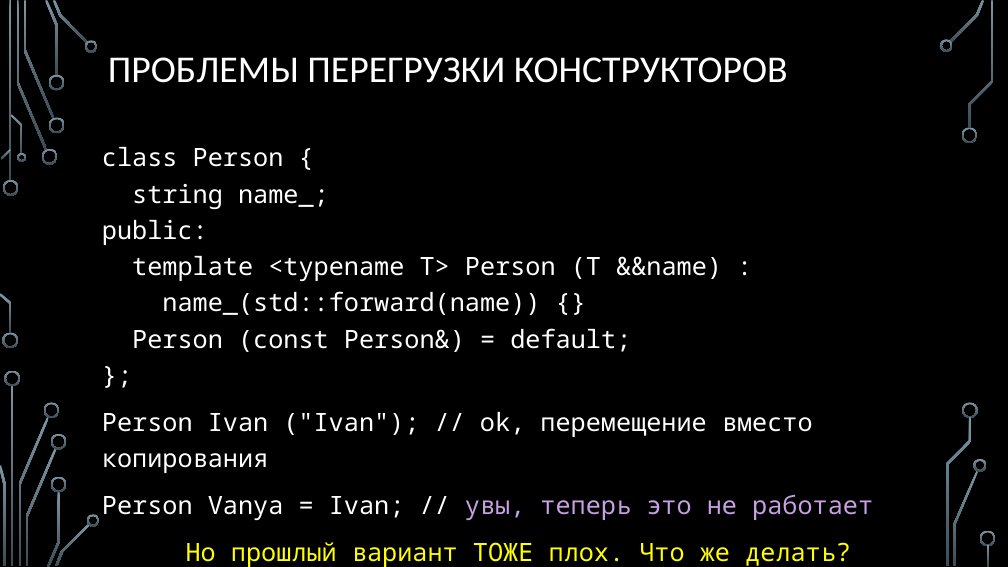
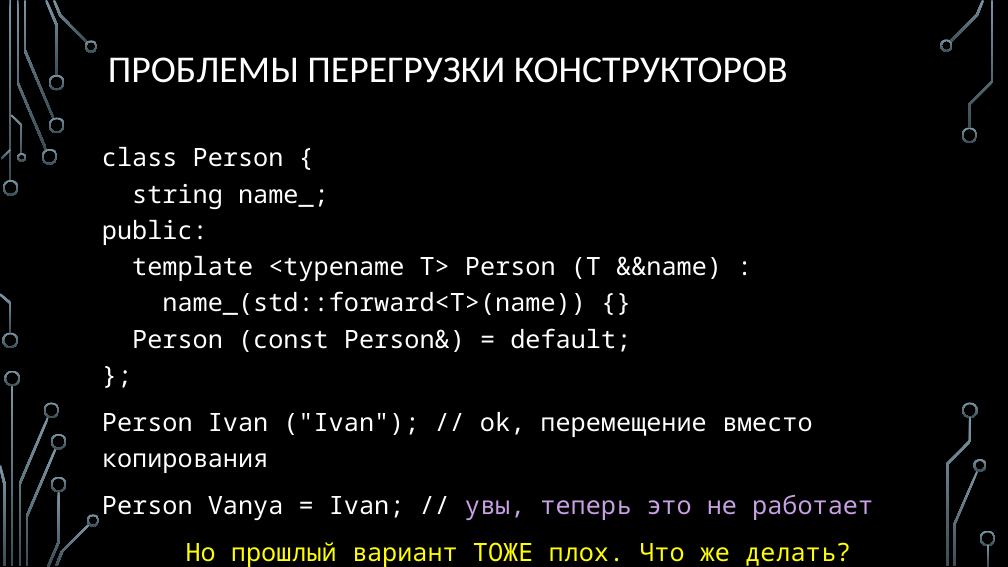
Before and after one commit to MIPT-ILab/cpp-lects-rus, a slide deck: slide 35 of slides/lec2-1-function-templates.pptx. Drawn at 1008x567 pixels with LibreOffice and Linux fonts; fonts in the diff are those of the drawing; background and template pictures are left out. Boxes give left, top, right and bottom in pixels: in the first picture for what was removed or moved away, otherwise in the second. Text is boxed around its words. In the diff, an @@ line names an element or a change of style, - is before the commit and + after.

```diff
--- a/slides/lec2-1-function-templates.pptx
+++ b/slides/lec2-1-function-templates.pptx
@@ text at <box>102,147,722,352</box>: text changed @@
-class Person {
-string name_;
-public:
-template <typename T> Person (T &&name) :
-name_(std::forward(name)) {}
-Person (const Person&) = default;
-};
+class Person {
+string name_;
+public:
+template <typename T> Person (T &&name) :
+name_(std::forward<T>(name)) {}
+Person (const Person&) = default;
+};
```
Also in this commit, not shown: 2 other slides changed, 1 slide added, 9 other files.
